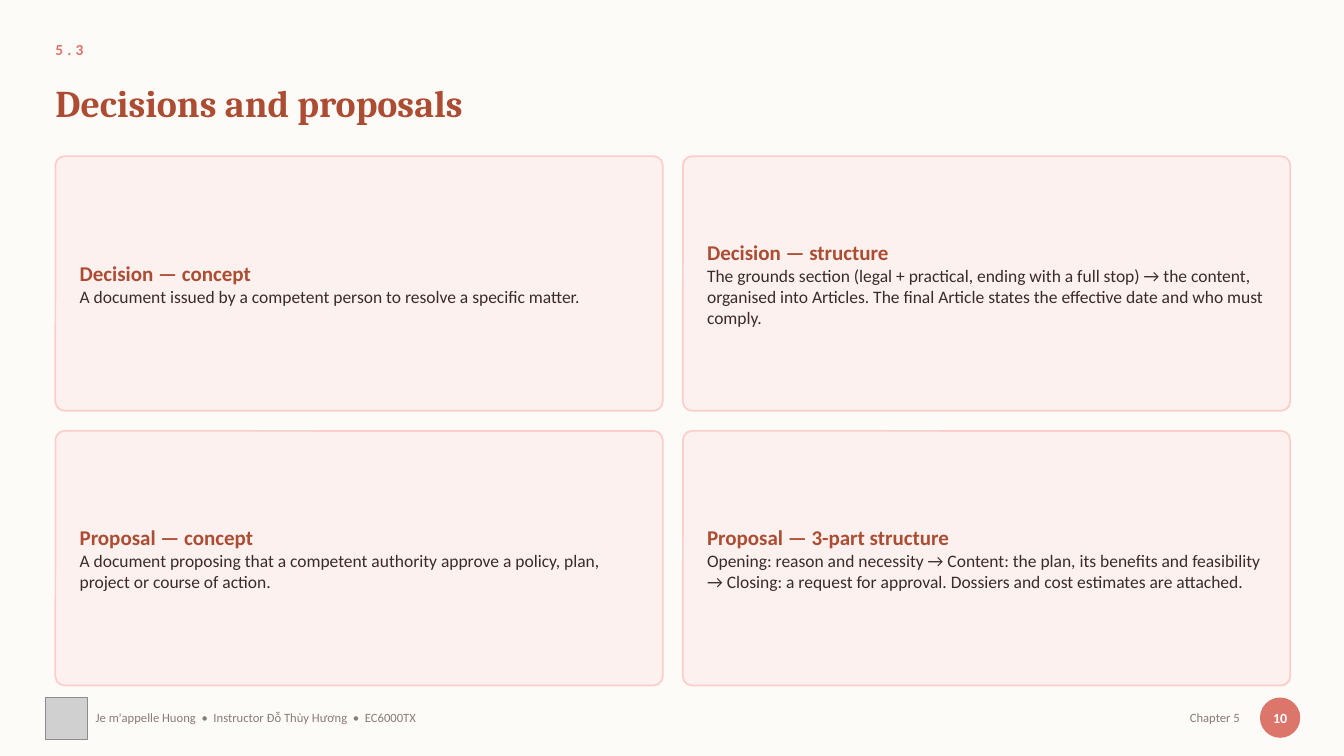
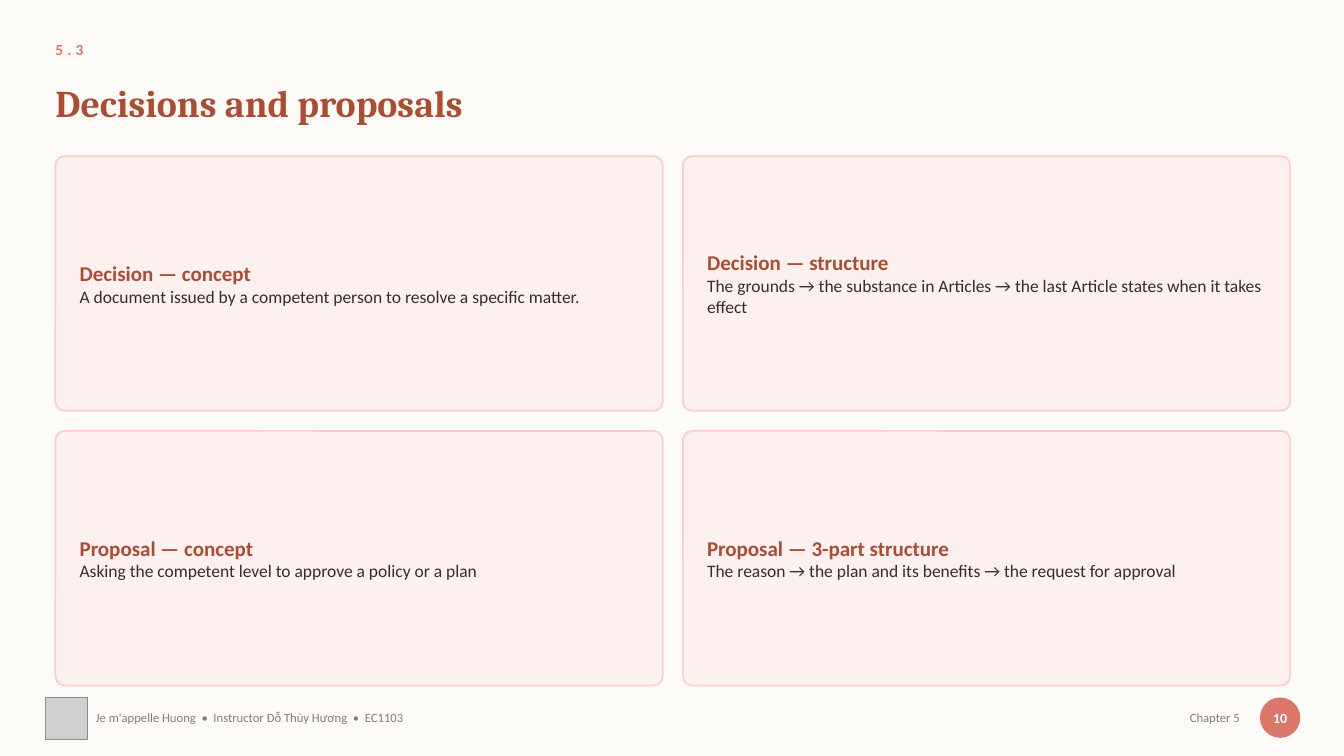
Before and after one commit to thuyhuongctu/ComDraft, a slide deck: slide 13 of slides/05-soan-thao-van-ban.en.pptx. Drawn at 1344x756 pixels with LibreOffice and Linux fonts; fonts in the diff are those of the drawing; grey boxes stand for pictures. Boxes give left, top, right and bottom in pixels: in the first picture for what was removed or moved away, otherwise in the second. Text is boxed around its words. In the diff, an @@ line names an element or a change of style, - is before the commit and + after.

```diff
--- a/slides/05-soan-thao-van-ban.en.pptx
+++ b/slides/05-soan-thao-van-ban.en.pptx
@@ text at (x1=707, y1=280, x2=1261, y2=313): text changed @@
-The grounds section (legal + practical, ending with a full stop) → the content, organised into Articles. The final Article states the effective date and who must comply.
+The grounds → the substance in Articles → the last Article states when it takes effect
@@ text at (x1=80, y1=565, x2=477, y2=580): text changed @@
-A document proposing that a competent authority approve a policy, plan, project or course of action.
+Asking the competent level to approve a policy or a plan
@@ text at (x1=707, y1=565, x2=1176, y2=580): text changed @@
-Opening: reason and necessity → Content: the plan, its benefits and feasibility → Closing: a request for approval. Dossiers and cost estimates are attached.
+The reason → the plan and its benefits → the request for approval
@@ text at (x1=96, y1=712, x2=403, y2=724): text changed @@
-Je m'appelle Huong • Instructor Đỗ Thùy Hương • EC6000TX
+Je m'appelle Huong • Instructor Đỗ Thùy Hương • EC1103
```
Also in this commit, not shown: 20 other slides changed, 42 other files.
